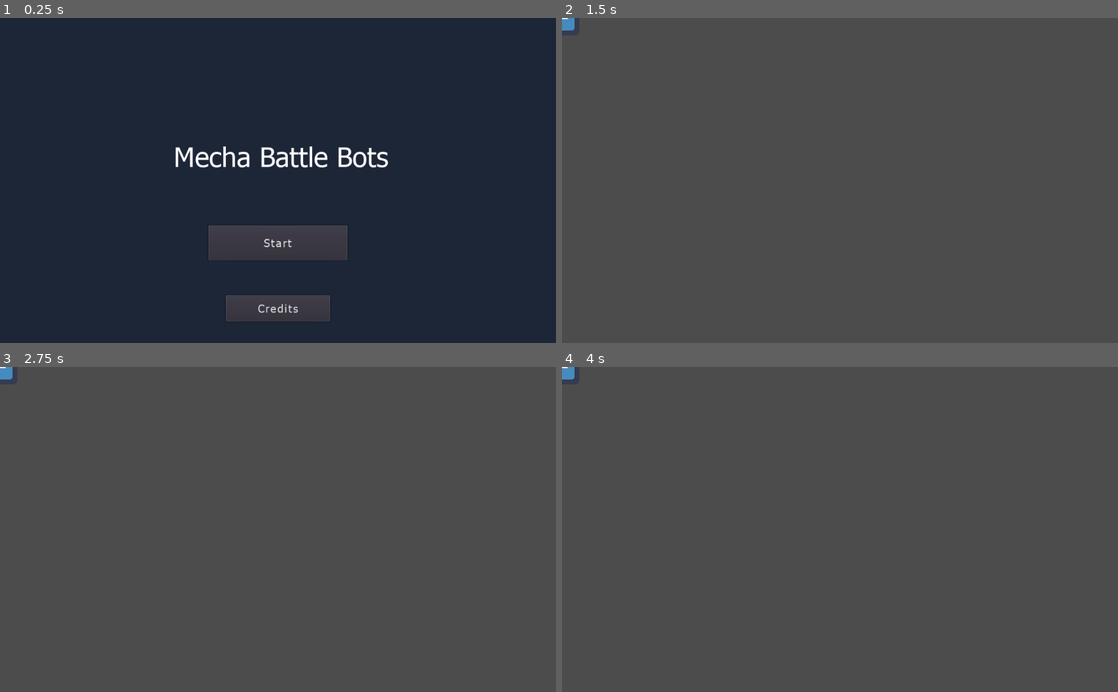
Above: before the commit, frames 1-4 (two rows, left to right).
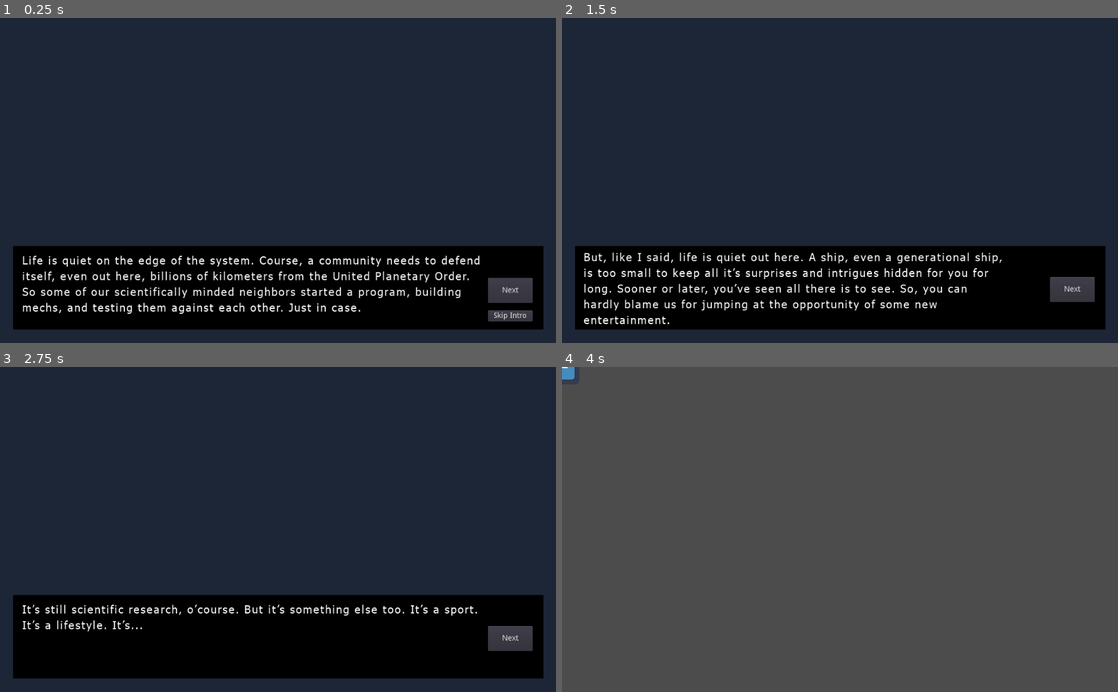
Above: after the commit, the same moments.

Repository: game-workers-cooperative/mechjam
Game: Godot game, scene res://scenes/Intro 1.tscn
Same seed, same stepped clock (60 frames per second), same inputs: the game is played once before the commit and once after it. Before the commit the project starts from res://scenes/Main Menu.tscn. The engine's default icon, where the game draws it, is replaced by a stand-in: a white triangle on a blue panel in a dark square.
Inputs (mouse positions are in pixels of both pictures, inside the frame that each line leads up to):
- Up to frame 1 (0.25 s): no input
- Up to frame 2 (1.5 s): click (840, 242) at 0.5 s, where only the run before the commit has a clickable "Start"; click (1073, 291) at 1.25 s, where only the run after the commit has a clickable "Next"
- Up to frame 3 (2.75 s): click (511, 636) at 2 s, where only the run after the commit has a clickable "Next"
- Up to frame 4 (4 s): click (1073, 636) at 2.75 s, where only the run after the commit has a clickable "Next"; click (840, 591) at 3.5 s, where only the run after the commit has a clickable "Start"

The runs differ from the first frame. In frame 1, 27% of the frame differs, in the area x 2-98%, y 39-96%; in frame 2, 99%; in frame 3, 99%, in the area x 0-100%, y 0-100%; in frame 4, nothing differs.

Commit message:
adding into sequecne

Diff:
--- a/project.godot
+++ b/project.godot
@@ -21,7 +21,7 @@
 [application]
 
 config/name="mechjam"
-run/main_scene="res://scenes/Main Menu.tscn"
+run/main_scene="res://scenes/Intro 1.tscn"
 config/icon="res://icon.png"
 
 [input]
--- /dev/null
+++ b/scenes/Intro 1.tscn
@@ -0,0 +1,65 @@
+[gd_scene load_steps=3 format=2]
+
+[ext_resource path="res://assets/fonts/tahoma.tres" type="DynamicFont" id=1]
+[ext_resource path="res://objects/ui/SceneSwitcher.gd" type="Script" id=2]
+
+[node name="Control" type="Control"]
+anchor_right = 1.0
+anchor_bottom = 1.0
+__meta__ = {
+"_edit_use_anchors_": false
+}
+
+[node name="Background" type="ColorRect" parent="."]
+margin_right = 1024.0
+margin_bottom = 600.0
+color = Color( 0.117647, 0.152941, 0.219608, 1 )
+__meta__ = {
+"_edit_use_anchors_": false
+}
+
+[node name="Dialog Box" type="ColorRect" parent="."]
+margin_left = 24.0
+margin_top = 421.0
+margin_right = 1001.0
+margin_bottom = 575.0
+color = Color( 0, 0, 0, 1 )
+__meta__ = {
+"_edit_use_anchors_": false
+}
+
+[node name="Dialogue" type="Label" parent="."]
+margin_left = 41.3568
+margin_top = 434.0
+margin_right = 898.357
+margin_bottom = 547.0
+custom_fonts/font = ExtResource( 1 )
+text = "Life is quiet on the edge of the system. Course, a community needs to defend itself, even out here, billions of kilometers from the United Planetary Order. So some of our scientifically minded neighbors started a program, building mechs, and testing them against each other. Just in case."
+autowrap = true
+__meta__ = {
+"_edit_use_anchors_": false
+}
+
+[node name="Next Button" type="Button" parent="."]
+margin_left = 899.0
+margin_top = 480.0
+margin_right = 981.0
+margin_bottom = 526.0
+text = "Next"
+script = ExtResource( 2 )
+__meta__ = {
+"_edit_use_anchors_": false
+}
+target_scene = "res://scenes/Intro 2.tscn"
+
+[node name="Skip Intro Button" type="Button" parent="."]
+margin_left = 899.0
+margin_top = 540.0
+margin_right = 981.0
+margin_bottom = 560.0
+text = "Skip Intro"
+script = ExtResource( 2 )
+__meta__ = {
+"_edit_use_anchors_": false
+}
+target_scene = "res://scenes/Main Menu.tscn"
--- /dev/null
+++ b/scenes/Intro 2.tscn
@@ -0,0 +1,53 @@
+[gd_scene load_steps=3 format=2]
+
+[ext_resource path="res://assets/fonts/tahoma.tres" type="DynamicFont" id=1]
+[ext_resource path="res://objects/ui/SceneSwitcher.gd" type="Script" id=2]
+
+[node name="Control" type="Control"]
+anchor_right = 1.0
+anchor_bottom = 1.0
+__meta__ = {
+"_edit_use_anchors_": false
+}
+
+[node name="ColorRect" type="ColorRect" parent="."]
+margin_right = 1024.0
+margin_bottom = 600.0
+color = Color( 0.117647, 0.152941, 0.219608, 1 )
+__meta__ = {
+"_edit_use_anchors_": false
+}
+
+[node name="ColorRect2" type="ColorRect" parent="."]
+margin_left = 24.0
+margin_top = 421.0
+margin_right = 1001.0
+margin_bottom = 575.0
+color = Color( 0, 0, 0, 1 )
+__meta__ = {
+"_edit_use_anchors_": false
+}
+
+[node name="Label" type="Label" parent="."]
+margin_left = 39.9406
+margin_top = 427.643
+margin_right = 819.941
+margin_bottom = 569.643
+custom_fonts/font = ExtResource( 1 )
+text = "But, like I said, life is quiet out here. A ship, even a generational ship, is too small to keep all it’s surprises and intrigues hidden for you for long. Sooner or later, you’ve seen all there is to see. So, you can hardly blame us for jumping at the opportunity of some new entertainment. "
+autowrap = true
+__meta__ = {
+"_edit_use_anchors_": false
+}
+
+[node name="Button" type="Button" parent="."]
+margin_left = 898.762
+margin_top = 477.632
+margin_right = 980.762
+margin_bottom = 523.632
+text = "Next"
+script = ExtResource( 2 )
+__meta__ = {
+"_edit_use_anchors_": false
+}
+target_scene = "res://scenes/Intro 3.tscn"
--- /dev/null
+++ b/scenes/Intro 3.tscn
@@ -0,0 +1,53 @@
+[gd_scene load_steps=3 format=2]
+
+[ext_resource path="res://assets/fonts/tahoma.tres" type="DynamicFont" id=1]
+[ext_resource path="res://objects/ui/SceneSwitcher.gd" type="Script" id=2]
+
+[node name="Control" type="Control"]
+anchor_right = 1.0
+anchor_bottom = 1.0
+__meta__ = {
+"_edit_use_anchors_": false
+}
+
+[node name="Background" type="ColorRect" parent="."]
+margin_right = 1024.0
+margin_bottom = 600.0
+color = Color( 0.117647, 0.152941, 0.219608, 1 )
+__meta__ = {
+"_edit_use_anchors_": false
+}
+
+[node name="Dialog Box" type="ColorRect" parent="."]
+margin_left = 24.0
+margin_top = 421.0
+margin_right = 1001.0
+margin_bottom = 575.0
+color = Color( 0, 0, 0, 1 )
+__meta__ = {
+"_edit_use_anchors_": false
+}
+
+[node name="Dialogue" type="Label" parent="."]
+margin_left = 41.3568
+margin_top = 434.0
+margin_right = 898.357
+margin_bottom = 547.0
+custom_fonts/font = ExtResource( 1 )
+text = "It’s still scientific research, o’course. But it’s something else too. It’s a sport. It’s a lifestyle. It’s..."
+autowrap = true
+__meta__ = {
+"_edit_use_anchors_": false
+}
+
+[node name="Next Button" type="Button" parent="."]
+margin_left = 898.762
+margin_top = 477.632
+margin_right = 980.762
+margin_bottom = 523.632
+text = "Next"
+script = ExtResource( 2 )
+__meta__ = {
+"_edit_use_anchors_": false
+}
+target_scene = "res://scenes/Main Menu.tscn"
